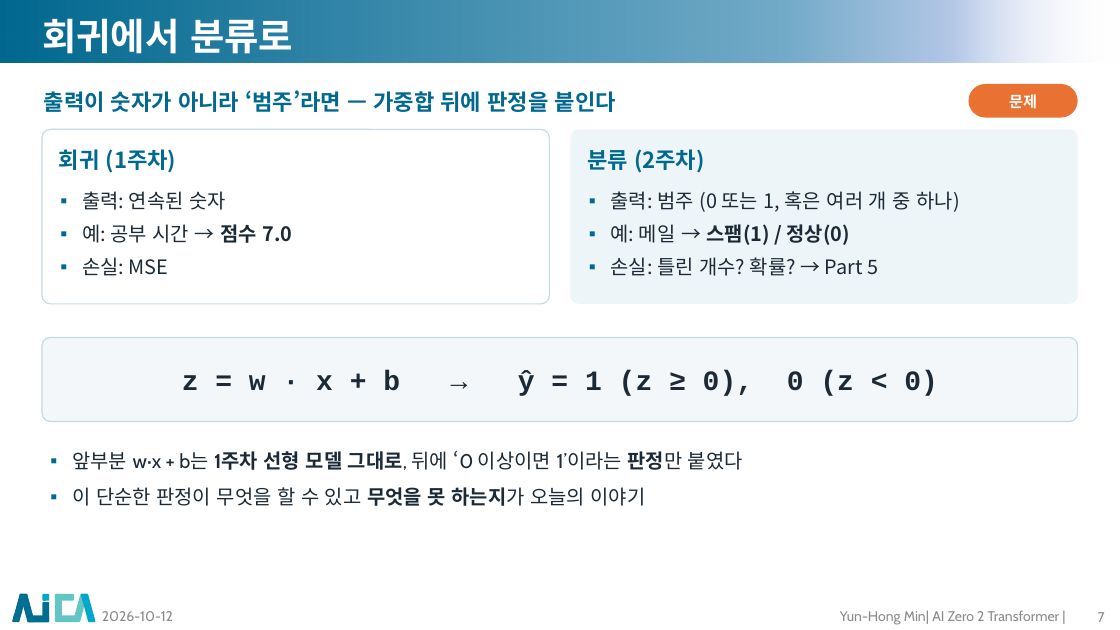
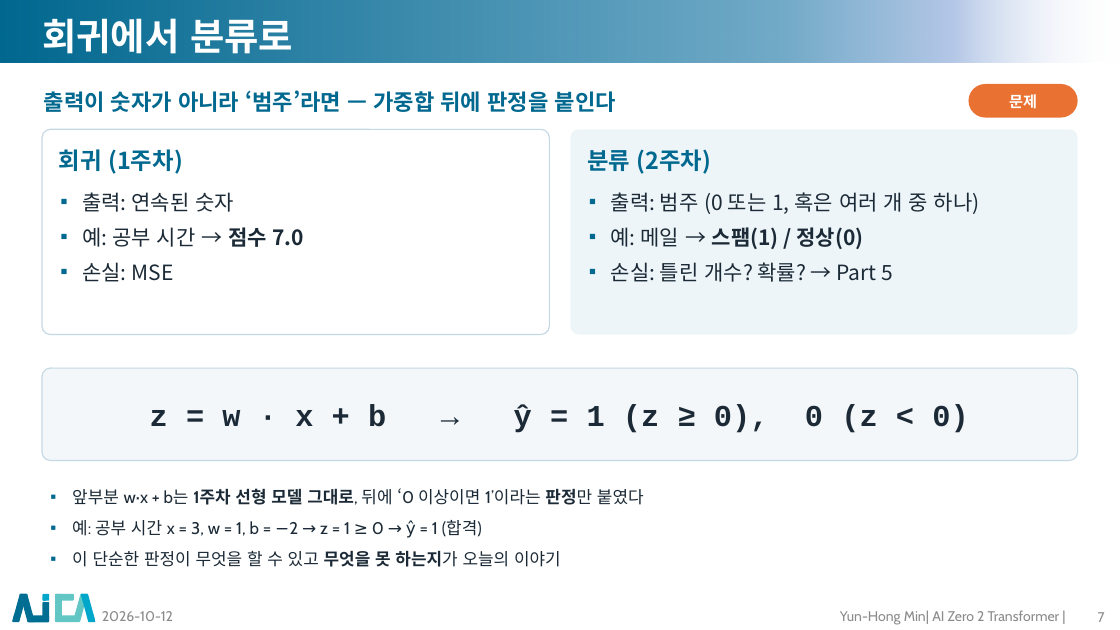
Before and after one commit to myunhh/AI-Zero-2-Transformers, a slide deck: slide 7 of lectures/week02_perceptron_to_mlp.pptx. Drawn at 1120x630 pixels with LibreOffice and Linux fonts; fonts in the diff are those of the drawing; background and template pictures are left out. Boxes give left, top, right and bottom in pixels: in the first picture for what was removed or moved away, otherwise in the second. Text is boxed around its words. In the diff, an @@ line names an element or a change of style, - is before the commit and + after.

```diff
--- a/lectures/week02_perceptron_to_mlp.pptx
+++ b/lectures/week02_perceptron_to_mlp.pptx
@@ rounded rectangle: place and size @@
-rounded rectangle at box(42, 129, 549, 304)
+rounded rectangle at box(42, 129, 549, 334)
@@ text "회귀 (1주차)" at box(59, 149, 182, 174): size 19 to 20 pt @@
@@ rounded rectangle: place and size @@
-rounded rectangle at box(571, 129, 1078, 304)
+rounded rectangle at box(571, 129, 1078, 334)
@@ text "분류 (2주차)" at box(587, 149, 711, 174): size 19 to 20 pt @@
@@ text "출력: 연속된 숫자" at box(82, 192, 305, 282): size 17 to 18 pt @@
@@ text "출력: 범주 (0 또는 1, ..." at box(611, 192, 980, 282): size 17 to 18 pt @@
@@ proportions changed in 3 elements at box(42, 129, 549, 334), box(571, 129, 1078, 334), box(42, 368, 1078, 460) @@
@@ rounded rectangle: place and size @@
-rounded rectangle at box(42, 338, 1078, 422)
+rounded rectangle at box(42, 368, 1078, 460)
@@ text "z = w · x ...": place and size @@
-text "z = w · x ..." at box(182, 370, 938, 396)
+text "z = w · x ..." at box(150, 404, 968, 433)
@@ text "z = w · x ..." at box(150, 404, 968, 433): size 24 to 26 pt @@
@@ text "앞부분 w·x + b는 1주차 ...": place and size @@
-text "앞부분 w·x + b는 1주차 ..." at box(72, 451, 743, 506)
+text "앞부분 w·x + b는 1주차 ..." at box(72, 488, 644, 567)
@@ text at box(72, 488, 644, 567): size 17 to 14.5 pt in "앞부분 w·x + b는 1주차 선형 모델 ...", "이 단순한 판정이 무엇을 할 수 있고 ..."; less space between paragraphs @@
@@ text at box(72, 520, 482, 538): paragraph added @@
+▪ 예: 공부 시간 x = 3, w = 1, b = −2 → z = 1 ≥ 0 → ŷ = 1 (합격)
```
Also in this commit, not shown: 29 other slides changed, 8 other files.
